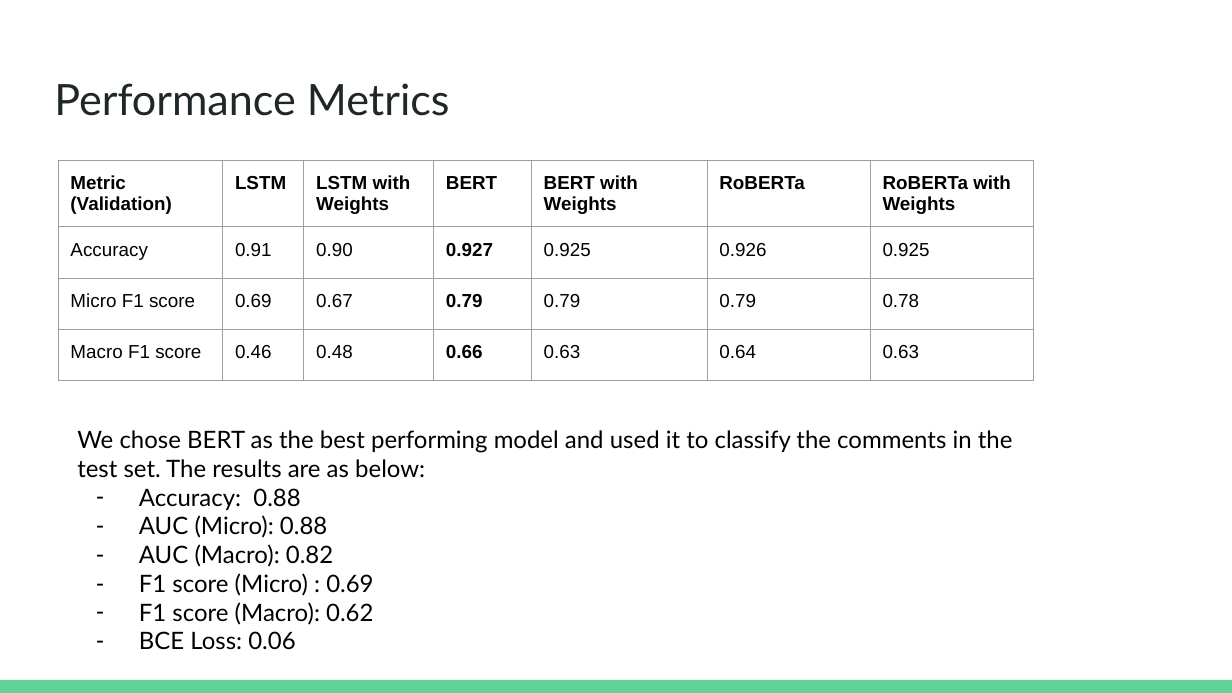
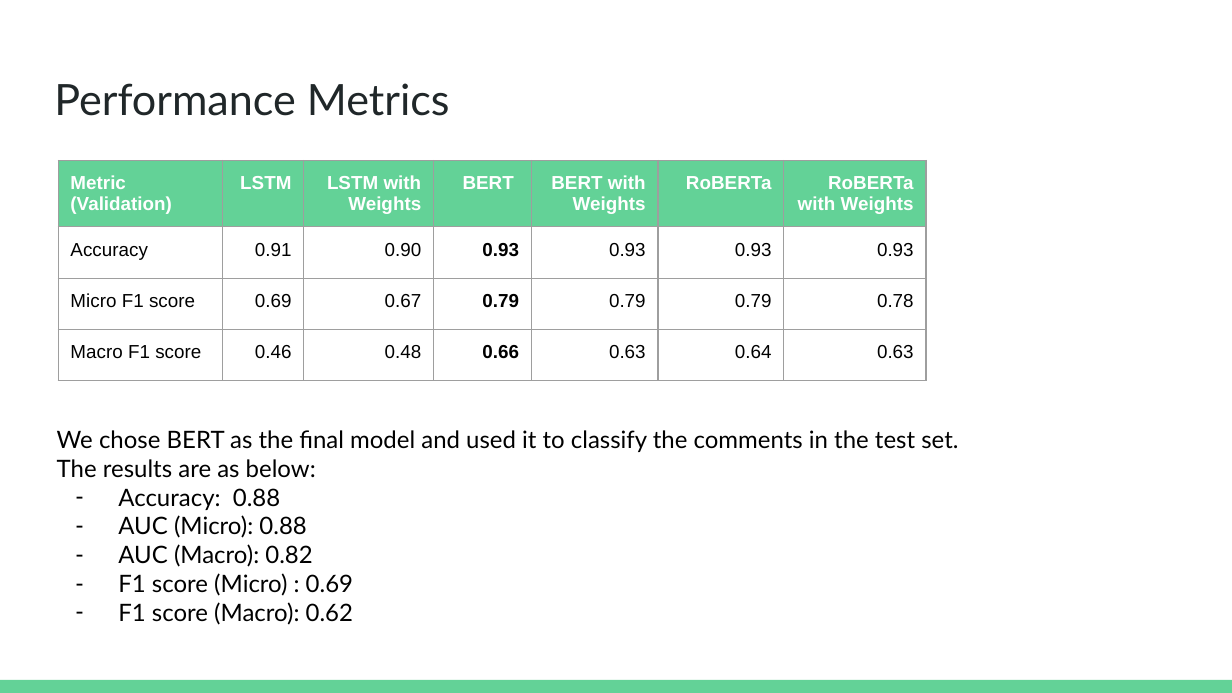
Before and after one commit to melvin-vellera/identifying-sensitive-content, a slide deck: slide 7 of Identifying Sensitive Content.pptx. Drawn at 1232x693 pixels with LibreOffice and Linux fonts; fonts in the diff are those of the drawing; background and template pictures are left out. Boxes give left, top, right and bottom in pixels: in the first picture for what was removed or moved away, otherwise in the second. Text is boxed around its words. In the diff, an @@ line names an element or a change of style, - is before the commit and + after.

```diff
--- a/Identifying Sensitive Content.pptx
+++ b/Identifying Sensitive Content.pptx
@@ table at (x1=58, y1=160, x2=925, y2=564) @@
-row 2: Accuracy | 0.91 | 0.90 | 0.927 | 0.925 | 0.926 | 0.925
+row 2: Accuracy | 0.91 | 0.90 | 0.93 | 0.93 | 0.93 | 0.93
@@ fill none to #63D297 in row 1 @@
@@ text colour #000000 to #FFFFFF in "Metric", "(Validation)", "LSTM", "LSTM with Weights" and 4 more places @@
@@ alignment left to right @@
@@ table resized from (x1=58, y1=160, x2=1032, y2=564) to (x1=58, y1=160, x2=925, y2=564) @@
@@ text "We chose BERT as the ..." moved from (x1=77, y1=430, x2=1013, y2=650) to (x1=57, y1=430, x2=958, y2=625) @@
@@ text at (x1=57, y1=430, x2=958, y2=478): text changed @@
-We chose BERT as the best performing model and used it to classify the comments in the test set. The results are as below:
+We chose BERT as the final model and used it to classify the comments in the test set. The results are as below:
@@ text at (x1=139, y1=631, x2=295, y2=650): paragraph removed @@
-– BCE Loss: 0.06
```
Also in this commit, not shown: 4 other slides changed.
